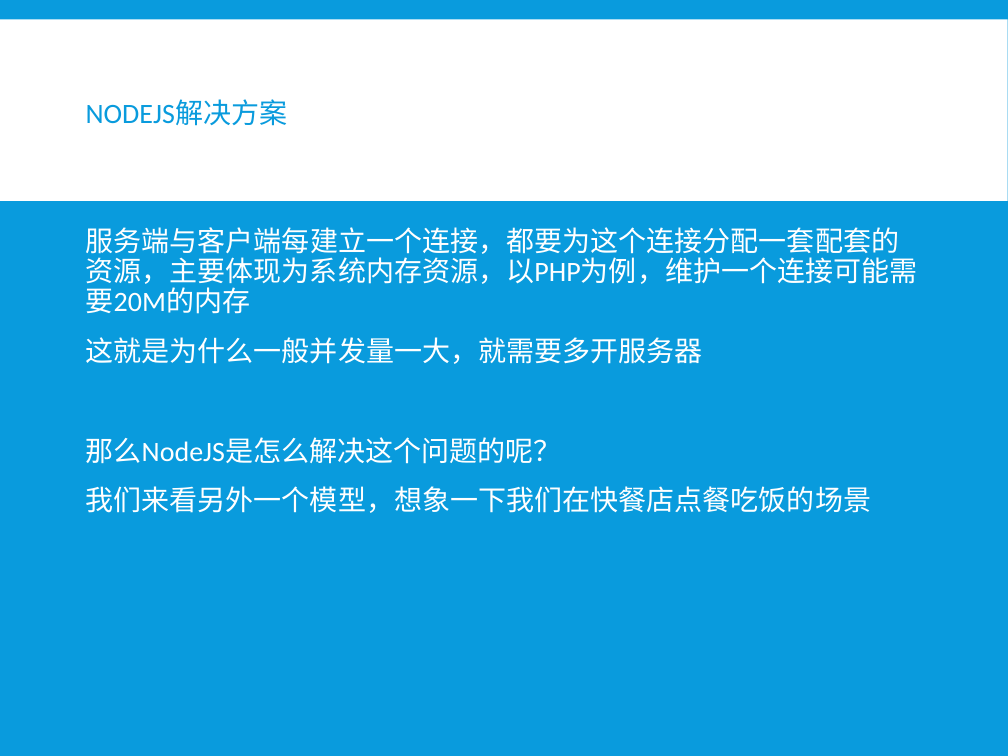
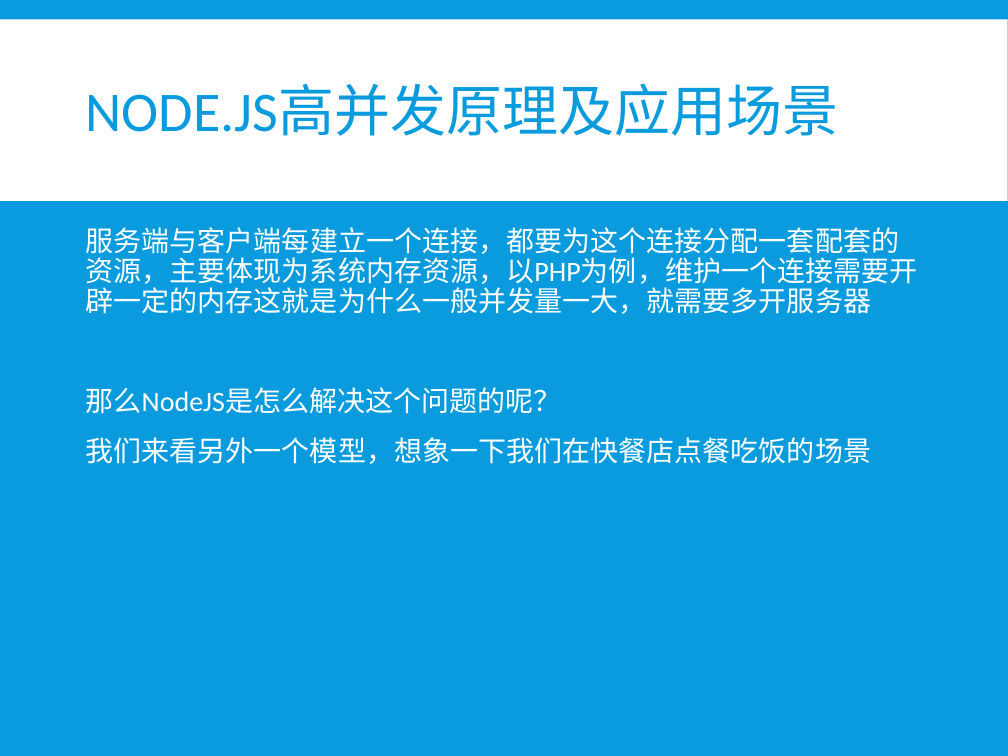
Before and after one commit to xiayu1986/webLearn, a slide deck: slide 17 of mix/技术分享/NODE技术分享.pptx (slide 11 before the commit). Drawn at 1008x756 pixels with LibreOffice and Linux fonts; fonts in the diff are those of the drawing. Boxes give left, top, right and bottom in pixels: in the first picture for what was removed or moved away, otherwise in the second. Text is boxed around its words. In the diff, an @@ line names an element or a change of style, - is before the commit and + after.

```diff
--- a/mix/技术分享/NODE技术分享.pptx
+++ b/mix/技术分享/NODE技术分享.pptx
@@ title at [86, 84, 839, 136]: text changed; size 20 to 40 pt @@
-NODEJS解决方案
+NODE.JS高并发原理及应用场景
@@ text at [86, 227, 918, 314]: text changed @@
-服务端与客户端每建立一个连接，都要为这个连接分配一套配套的资源，主要体现为系统内存资源，以PHP为例，维护一个连接可能需要20M的内存
-这就是为什么一般并发量一大，就需要多开服务器
+服务端与客户端每建立一个连接，都要为这个连接分配一套配套的资源，主要体现为系统内存资源，以PHP为例，维护一个连接需要开辟一定的内存这就是为什么一般并发量一大，就需要多开服务器
```
Also in this commit, not shown: 11 other slides changed, 8 slides added, 4 slides removed, 1 other file.
